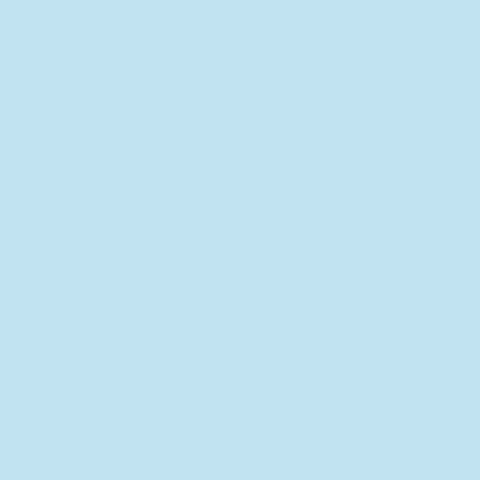
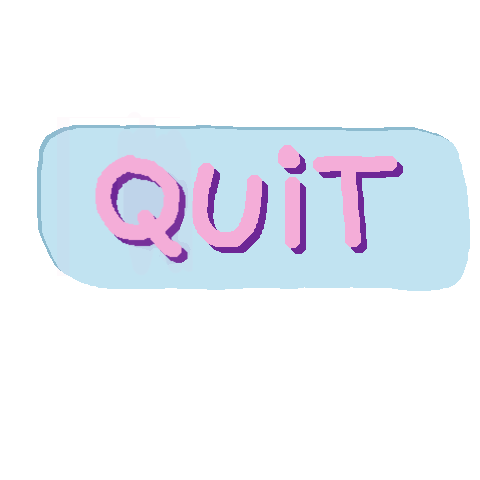
Comparing the layer stacks of the two 480x480 images. Changes:
hid group "Walls_thinner" (22 layers) over [0, 0, 480, 480]
hid group "Walls" (19 layers) over [0, 0, 480, 480]
added layer "Quit_text" above "Quit_text copy" over [57, 111, 397, 276]
added layer "Quit_text copy" above "Play_0_text" over [101, 151, 403, 265]
added layer "Play_0" above "Play_0 copy" over [41, 128, 470, 291]
added layer "Play_0 copy" above "Player" over [37, 125, 466, 288]
